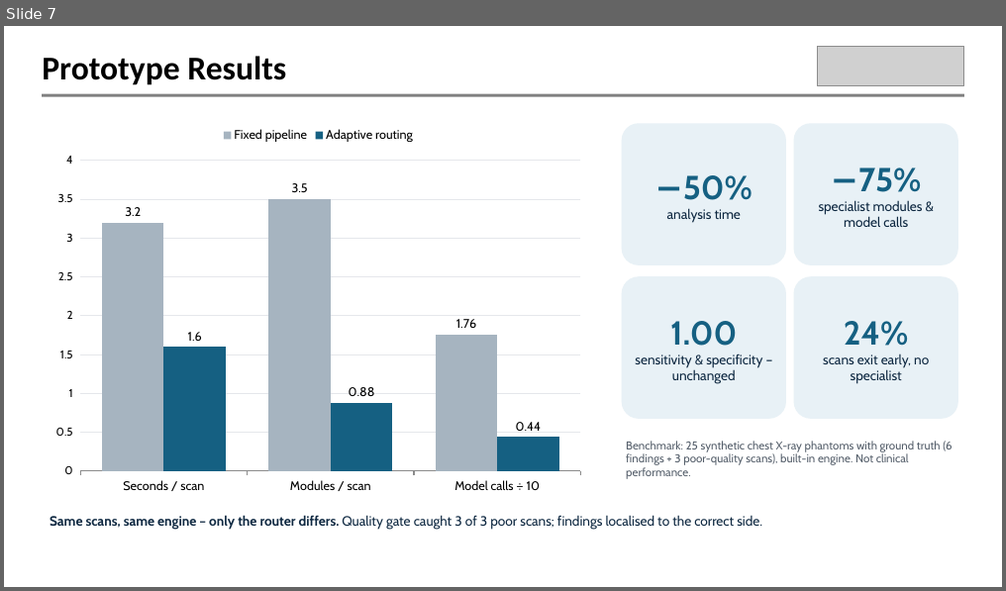
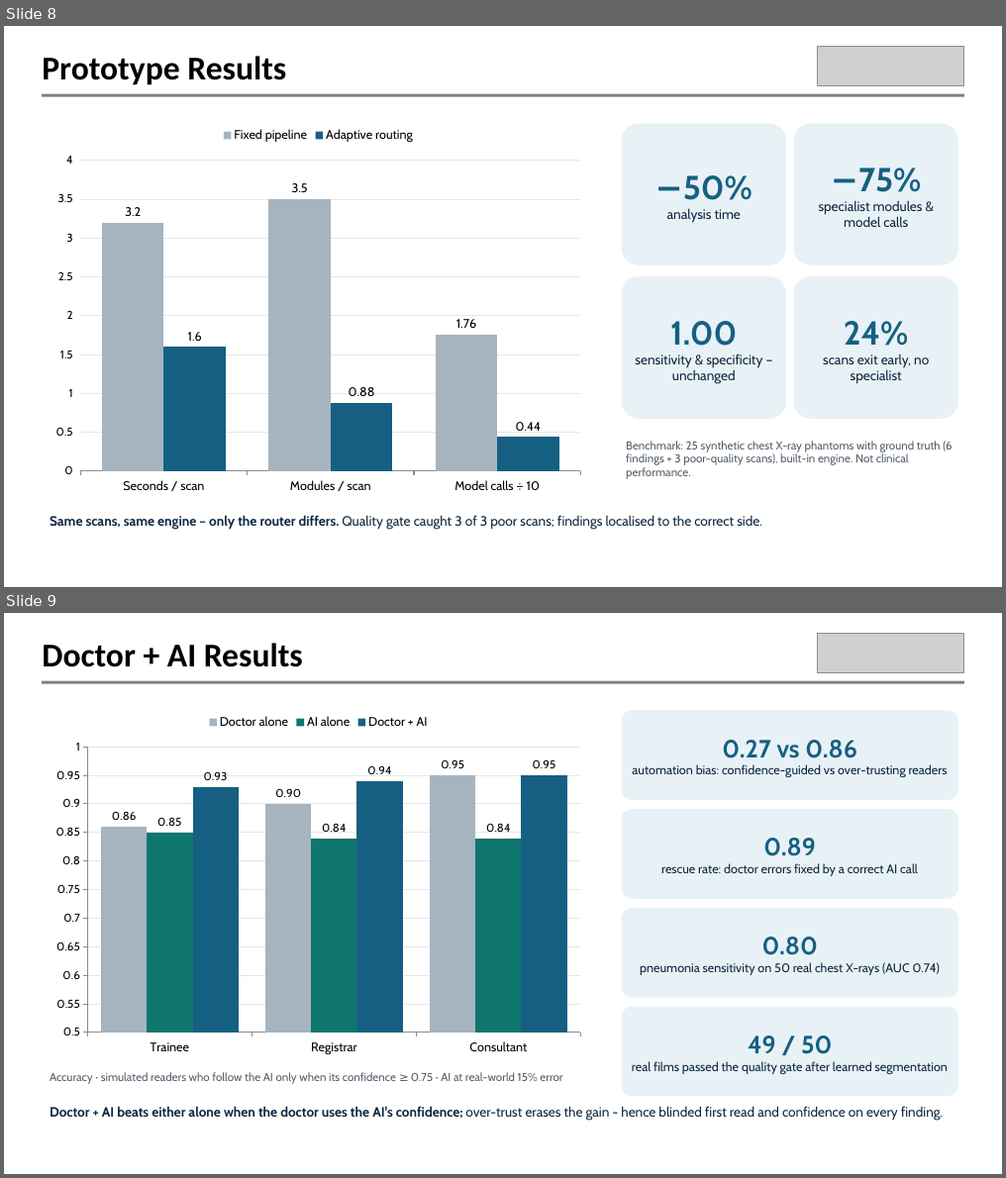
Before and after one commit to tedo001/med-scan, a slide deck: presentation/MEDSCAN_TECHgium_MedTech.pptx. Shown one above the other, each under a label of ours: slide 7 before the commit, slides 8 and 9 after it. The pictures are 1006x591 and 1006x1178 pixels, drawn with LibreOffice and Linux fonts; fonts in the diff are those of the drawing; grey boxes stand for pictures; background and template pictures are left out. Boxes give left, top, right and bottom in pixels: in the first picture for what was removed or moved away, otherwise in the second. Text is boxed around its words. In the diff, an @@ line names an element or a change of style, - is before the commit and + after.

```diff
--- a/presentation/MEDSCAN_TECHgium_MedTech.pptx
+++ b/presentation/MEDSCAN_TECHgium_MedTech.pptx
@@ slide 9 added at (4,613,1002,1174), background #FFFFFF; not listed: 1 template element that a slide beside it also shows @@
@@ picture added at (818,633,964,672) @@
@@ title added at (42,643,303,667), 32 pt, text #000000, bold @@
+Doctor + AI Results
@@ column chart added at (46,707,592,1062) @@
+categories: Trainee, Registrar, Consultant
+Doctor alone: 0.86, 0.9, 0.95
+AI alone: 0.85, 0.84, 0.84
+Doctor + AI: 0.93, 0.94, 0.95
@@ rounded rectangle added at (622,710,958,800), fill #E8F1F6, 12 pt, text #0E2841 @@
+0.27 vs 0.86
+automation bias: confidence-guided vs over-trusting readers
@@ rounded rectangle added at (622,809,958,899), fill #E8F1F6, 12 pt, text #0E2841 @@
+0.89
+rescue rate: doctor errors fixed by a correct AI call
@@ rounded rectangle added at (622,908,958,998), fill #E8F1F6, 12 pt, text #0E2841 @@
+0.80
+pneumonia sensitivity on 50 real chest X-rays (AUC 0.74)
@@ rounded rectangle added at (622,1007,958,1096), fill #E8F1F6, 12 pt, text #0E2841 @@
+49 / 50
+real films passed the quality gate after learned segmentation
@@ text added at (50,1072,562,1084), 11 pt, text #555F6B @@
+Accuracy · simulated readers who follow the AI only when its confidence ≥ 0.75 · AI at real-world 15% error
@@ text added at (50,1106,944,1121), 13 pt, text #0E2841 @@
+Doctor + AI beats either alone when the doctor uses the AI's confidence; over-trust erases the gain - hence blinded first read and confidence on every finding.
@@ what was slide 7 is now slide 8 @@
```
Also in this commit, not shown: 5 slides changed, 1 other slide added, 45 other files.
